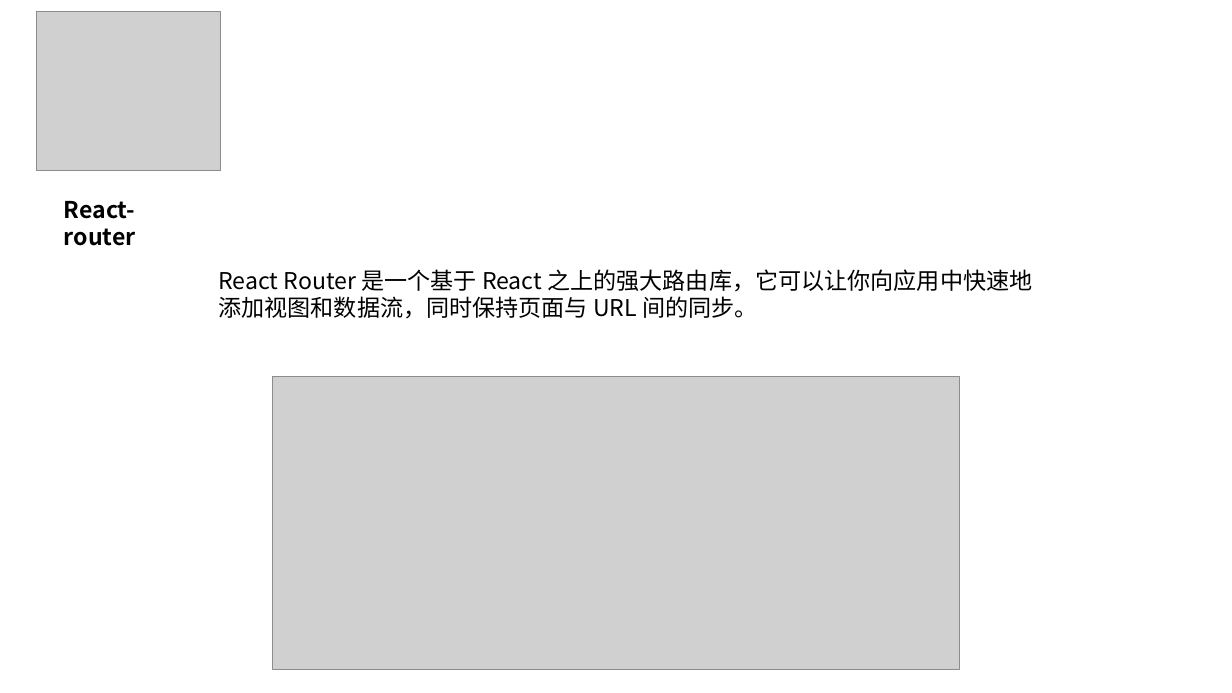
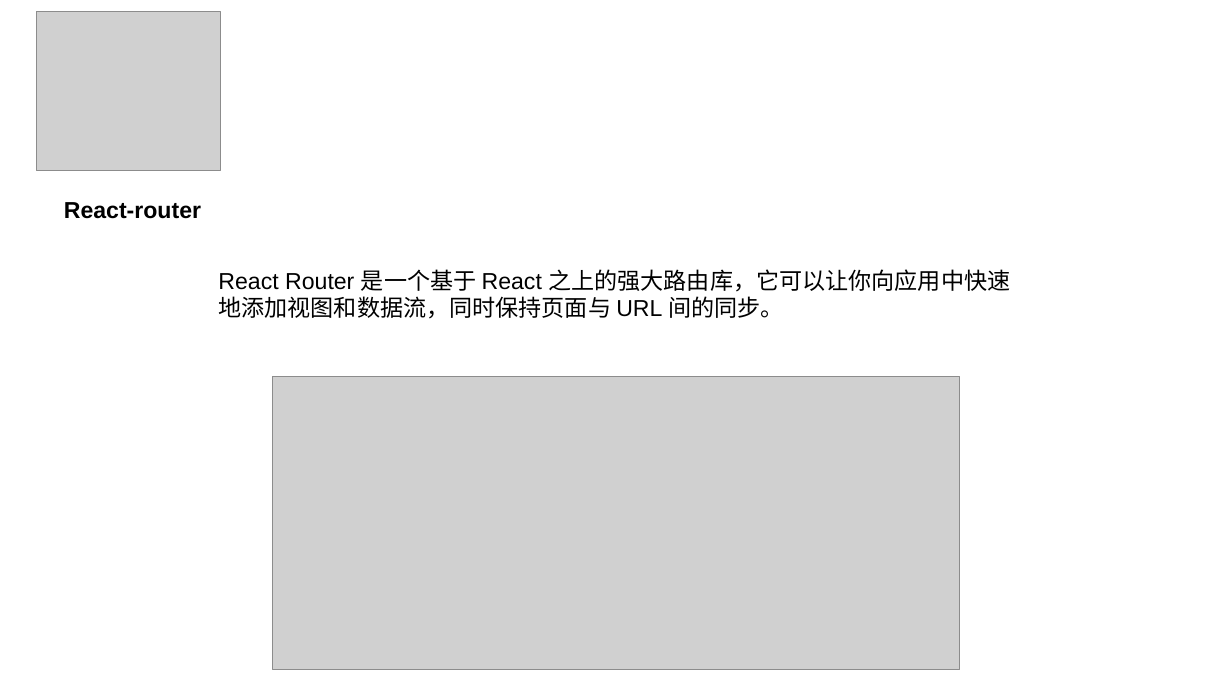
Before and after one commit to windssea/react-study, a slide deck: slide 14 of react入门介绍.pptx. Drawn at 1232x693 pixels with LibreOffice and Linux fonts; fonts in the diff are those of the drawing; grey boxes stand for pictures. Boxes give left, top, right and bottom in pixels: in the first picture for what was removed or moved away, otherwise in the second. Text is boxed around its words. In the diff, an @@ line names an element or a change of style, - is before the commit and + after.

```diff
--- a/react入门介绍.pptx
+++ b/react入门介绍.pptx
@@ text "React-router" at box(64, 202, 201, 219): font Noto Sans CJK SC to Arial @@
@@ text "React Router 是一个基于 React 之上的强大路由库，它可以让你向应用中快速地添加视图和数据流，同时保持页 ..." at box(218, 269, 1010, 319): font Noto Sans CJK SC to Arial @@
```
Also in this commit, not shown: 10 other slides changed, 2 other files.
